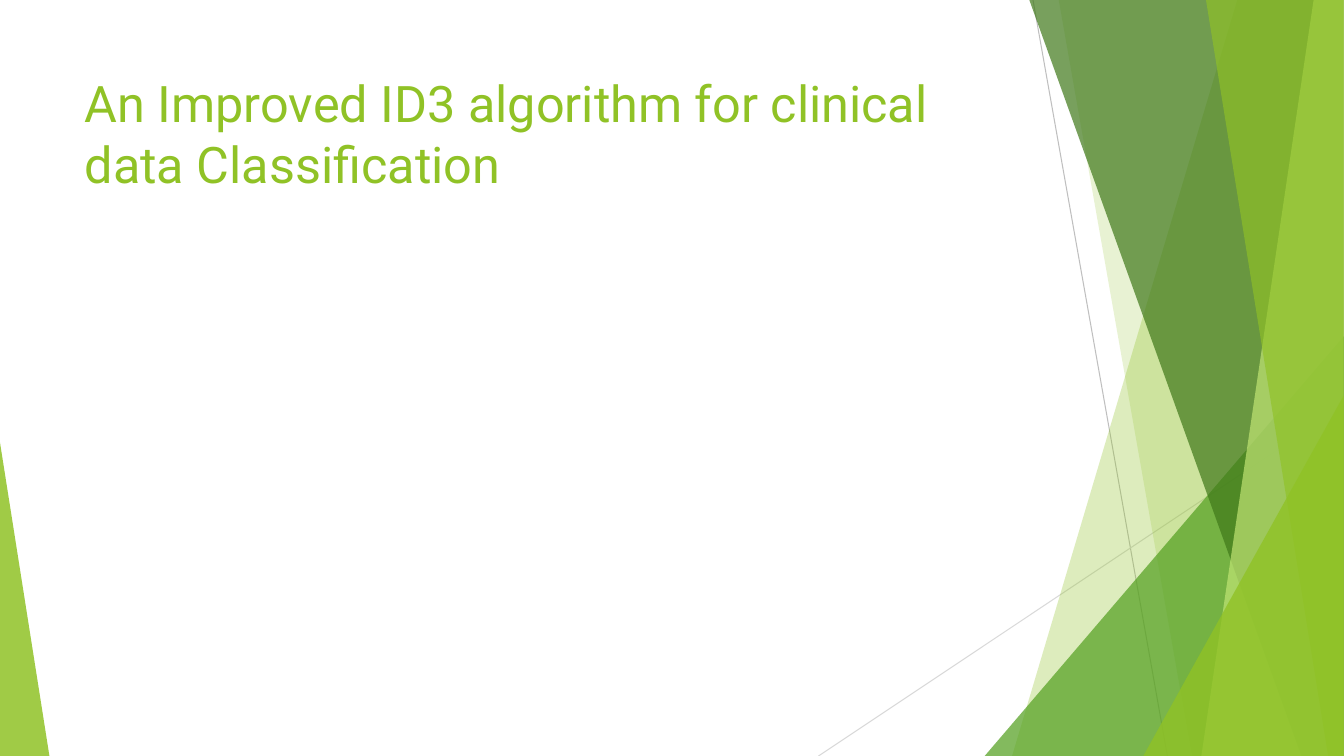
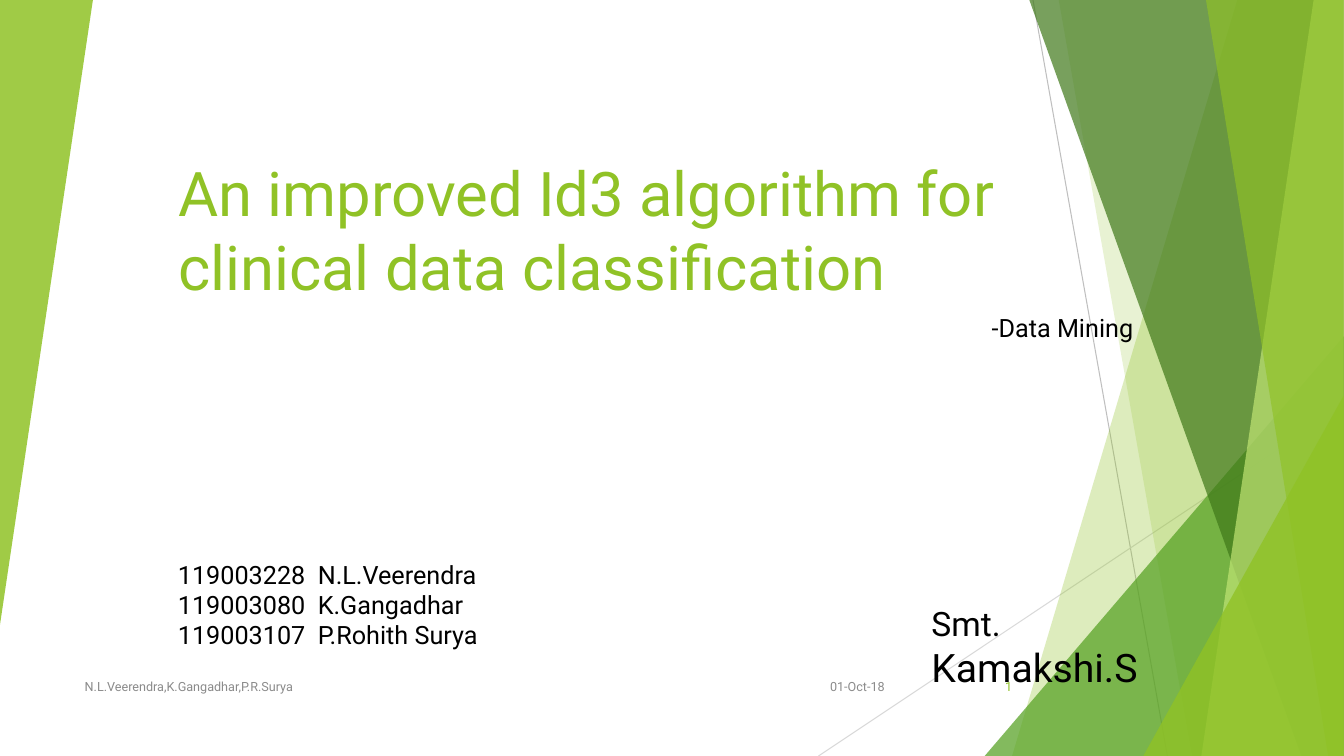
Before and after one commit to LakshmanNanisetti/MiniProject, a slide deck: slide 1 of Presentation/An Improved ID3 algorithm for clinical data Classification review 2.pptx. Drawn at 1344x756 pixels with LibreOffice and Linux fonts; fonts in the diff are those of the drawing. Boxes give left, top, right and bottom in pixels: in the first picture for what was removed or moved away, otherwise in the second. Text is boxed around its words. In the diff, an @@ line names an element or a change of style, - is before the commit and + after.

```diff
--- a/Presentation/An Improved ID3 algorithm for clinical data Classification review 2.pptx
+++ b/Presentation/An Improved ID3 algorithm for clinical data Classification review 2.pptx
@@ triangle added at (0, 0, 93, 625), fill #90C226 at 85% opacity @@
@@ title "An improved Id3 algorithm for ..." at (178, 169, 994, 291): vertical alignment top to bottom @@
@@ title at (178, 169, 994, 291): text changed; size 36 to 44 pt @@
-An Improved ID3 algorithm for clinical data Classification
+An improved Id3 algorithm for clinical data classification
@@ text added at (992, 314, 1133, 343), 18 pt, text #000000 @@
+-Data Mining
@@ triangle removed at (0, 443, 49, 756) @@
@@ text added at (178, 565, 478, 650), 18 pt, text #000000 @@
+119003228 N.L.Veerendra
+119003080 K.Gangadhar
+119003107 P.Rohith Surya
@@ text added at (931, 611, 1137, 692), 28 pt, text #000000 @@
+Smt. Kamakshi.S
@@ text added at (85, 681, 293, 694), 9 pt, text #8C8C8C @@
+N.L.Veerendra,K.Gangadhar,P.R.Surya
@@ text added at (830, 682, 885, 691), 9 pt, text #8C8C8C @@
+01-Oct-18
@@ page number added at (1005, 679, 1012, 691), 9 pt, text #90C226 @@
+1
```
Also in this commit, not shown: 14 other slides changed, 1 other file.
